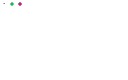
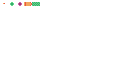
Two versions of the same layered image (128 × 80). Layer-by-layer changes:
renamed "Layer 3" to "Layer 8", painted on it over 24, 2, 40, 6
